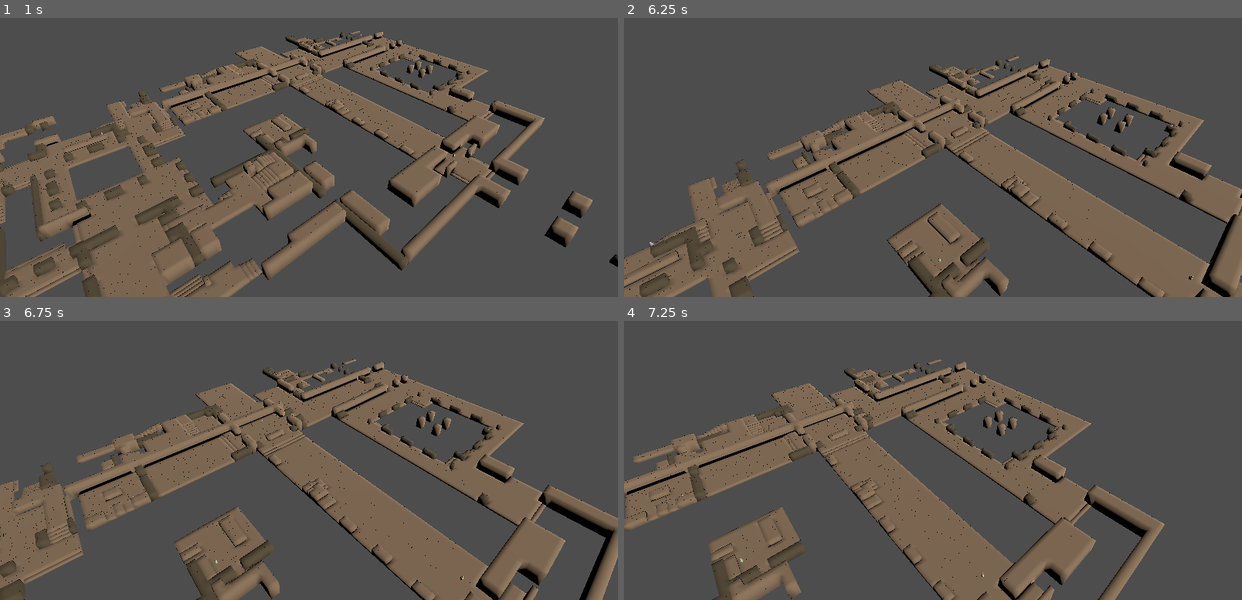
Above: before the commit, frames 1-4 (two rows, left to right).
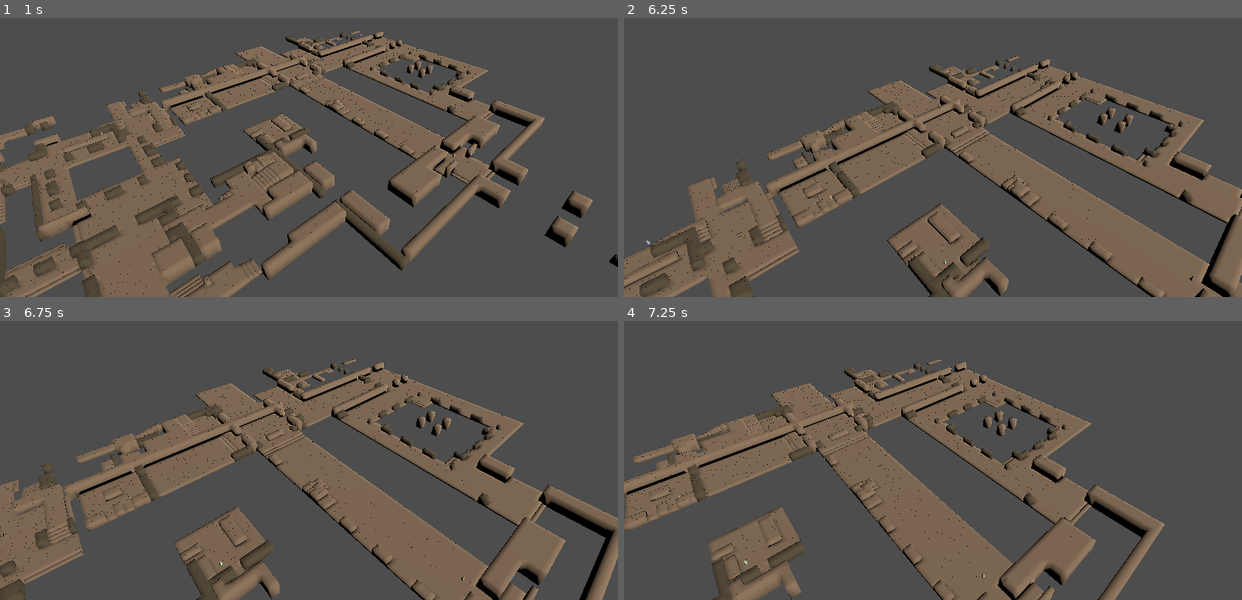
Above: after the commit, the same moments.

Repository: scorpio21/MapaInteractivoAbadia
Game: Godot game, scene res://scenes/Main3D.tscn
Same seed, same stepped clock (60 frames per second), same inputs: the game is played once before the commit and once after it. This scene is started directly instead of the project's main scene.
Inputs (mouse positions are in pixels of both pictures, inside the frame that each line leads up to):
- Up to frame 1 (1 s): tap Enter at 0.5 s; move the mouse to (278, 193) at 0.52 s; hold Up (ui_up) from 0.53 s (still down); click (278, 193) at 0.67 s
- Up to frame 2 (6.25 s): move the mouse to (1118, 174) at 1.27 s; move the mouse to (747, 71) at 2.02 s; release Up (ui_up) at 2.03 s; hold Left (ui_left) 2.03-3.53 s; move the mouse to (963, 124) at 2.77 s; click (963, 124) at 2.92 s; move the mouse to (840, 37) at 3.52 s; hold Down (ui_down) 3.53-4.28 s; move the mouse to (1068, 104) at 4.27 s; hold Right (ui_right) 4.28-5.03 s; move the mouse to (809, 140) at 5.02 s; hold Up (ui_up) 5.03-5.78 s; click (809, 140) at 5.17 s; move the mouse to (994, 45) at 5.77 s; hold Right (ui_right) from 5.78 s (still down)
- Up to frame 3 (6.75 s): keep holding Right (ui_right); move the mouse to (278, 496) at 6.52 s
- Up to frame 4 (7.25 s): keep holding Right (ui_right)

Frame 1 is identical in both runs. In frame 2, less than 0.1% of the frame differs, in the area x 3-93%, y 35-95%; in frame 3, less than 0.1%; in frame 4, less than 0.1%.

Commit message:
fix: colisión de personajes + nombres sobre cabeza
- Personajes ahora son CharacterBody3D con CollisionShape3D
- move_and_slide() para colisión contra muros
- Label3D con billboard para nombres visibles desde cualquier ángulo
- Mantienen altura del terreno al caminar

Diff:
--- a/scripts/AbbeyBuilder3D.gd
+++ b/scripts/AbbeyBuilder3D.gd
@@ -178,9 +178,17 @@
 		if h > 0 and h < 15:
 			ground_h = float(h) * 0.5
 
-		var c = Node3D.new()
+		var c = CharacterBody3D.new()
 		c.name = d["n"]
 		c.position = Vector3(pos.x, ground_h + 0.1, pos.z)
+
+		var col = CollisionShape3D.new()
+		var shape = CapsuleShape3D.new()
+		shape.radius = 0.5
+		shape.height = 1.5
+		col.shape = shape
+		col.position.y = 1.0
+		c.add_child(col)
 
 		var body = MeshInstance3D.new()
 		body.mesh = CapsuleMesh.new()
@@ -200,6 +208,16 @@
 		hmat.albedo_color = Color(0.9, 0.8, 0.7)
 		head.material_override = hmat
 		c.add_child(head)
+
+		# Nombre sobre la cabeza
+		var label3d = Label3D.new()
+		label3d.text = d["n"]
+		label3d.position.y = 2.6
+		label3d.font_size = 16
+		label3d.billboard = BaseMaterial3D.BILLBOARD_ENABLED
+		label3d.no_depth_test = true
+		label3d.modulate = Color(1, 1, 1, 0.9)
+		c.add_child(label3d)
 
 		c.set_script(script)
 		c.set("tipo", d["t"])
--- a/scripts/Personaje3D.gd
+++ b/scripts/Personaje3D.gd
@@ -1,4 +1,4 @@
-extends Node3D
+extends CharacterBody3D
 
 @export var tipo: int = 0
 @export var nombre: String = "Personaje"
@@ -7,43 +7,42 @@
 var objetivo: Vector3
 var esperando: bool = false
 var tiempo_espera: float = 0.0
+var altura_actual: float = 0.1
 
-# Coordenadas: _room_to_world(gx, gy, tx, ty)
-# gx,gy = room grid, tx,ty = tile in room
-# world_x = gx * 32 + tx * 2 + 1, world_z = gy * 32 + ty * 2 + 1
+# Coordenadas: world_x = gx * 32 + tx * 2 + 1, world_z = gy * 32 + ty * 2 + 1
 var rutas := {
-	0: [  # Abad: celda -> altar -> refectorio -> celda
-		Vector3(5*32+4*2+1, 0, 3*32+12*2+1),  # celda (5,3)(4,12)
-		Vector3(8*32+8*2+1, 0, 3*32+12*2+1),  # altar (8,3)(8,12)
-		Vector3(3*32+13*2+1, 0, 3*32+7*2+1),  # refectorio (3,3)(13,7)
-		Vector3(5*32+4*2+1, 0, 3*32+12*2+1),  # celda
+	0: [
+		Vector3(5*32+4*2+1, 0, 3*32+12*2+1),
+		Vector3(8*32+8*2+1, 0, 3*32+12*2+1),
+		Vector3(3*32+13*2+1, 0, 3*32+7*2+1),
+		Vector3(5*32+4*2+1, 0, 3*32+12*2+1),
 	],
-	1: [  # Adso: celda Guillermo -> iglesia -> celda
+	1: [
 		Vector3(10*32+5*2+1, 0, 2*32+1*2+1),
 		Vector3(9*32+12*2+1, 0, 2*32+10*2+1),
 		Vector3(10*32+5*2+1, 0, 2*32+1*2+1),
 	],
-	2: [  # Malaquías: scriptorium -> claustro -> scriptorium
+	2: [
 		Vector3(3*32+10*2+1, 0, 3*32+4*2+1),
 		Vector3(2*32+8*2+1, 0, 1*32+8*2+1),
 		Vector3(3*32+10*2+1, 0, 3*32+4*2+1),
 	],
-	3: [  # Berengario: altar -> nave -> altar
+	3: [
 		Vector3(8*32+8*2+1, 0, 3*32+12*2+1),
 		Vector3(8*32+8*2+1, 0, 2*32+4*2+1),
 		Vector3(8*32+8*2+1, 0, 3*32+12*2+1),
 	],
-	4: [  # Severino: celda -> celdas monjes -> celda
+	4: [
 		Vector3(6*32+8*2+1, 0, 6*32+1*2+1),
 		Vector3(5*32+4*2+1, 0, 3*32+12*2+1),
 		Vector3(6*32+8*2+1, 0, 6*32+1*2+1),
 	],
-	5: [  # Bernardo: entrada -> iglesia -> entrada
+	5: [
 		Vector3(8*32+8*2+1, 0, 8*32+4*2+1),
 		Vector3(8*32+8*2+1, 0, 2*32+4*2+1),
 		Vector3(8*32+8*2+1, 0, 8*32+4*2+1),
 	],
-	6: [  # Jorge: su area -> scriptorium -> su area
+	6: [
 		Vector3(12*32+7*2+1, 0, 2*32+7*2+1),
 		Vector3(3*32+10*2+1, 0, 3*32+4*2+1),
 		Vector3(12*32+7*2+1, 0, 2*32+7*2+1),
@@ -54,12 +53,13 @@
 var indice_punto: int = 0
 
 func _ready() -> void:
+	altura_actual = position.y
 	ruta_actual = rutas.get(tipo, [])
 	if ruta_actual.size() > 0:
 		objetivo = ruta_actual[0]
 		indice_punto = 0
 
-func _process(delta: float) -> void:
+func _physics_process(delta: float) -> void:
 	if ruta_actual.is_empty():
 		return
 
@@ -71,19 +71,23 @@
 			objetivo = ruta_actual[indice_punto]
 		return
 
-	var pos_actual = Vector3(position.x, 0, position.z)
-	var dir_obj = Vector3(objetivo.x, 0, objetivo.z) - pos_actual
-	var distancia = dir_obj.length()
+	var pos2d = Vector2(position.x, position.z)
+	var obj2d = Vector2(objetivo.x, objetivo.z)
+	var dir2d = obj2d - pos2d
+	var distancia = dir2d.length()
 
 	if distancia < 1.0:
 		esperando = true
 		tiempo_espera = randf_range(1.0, 3.0)
+		velocity = Vector3.ZERO
 		return
 
-	var dir = dir_obj.normalized()
-	position.x += dir.x * velocidad * delta
-	position.z += dir.z * velocidad * delta
+	var dir = Vector3(dir2d.x, 0, dir2d.y).normalized()
+	velocity = dir * velocidad
+	move_and_slide()
 
-	# Keep Y based on terrain height (rough: just keep current Y)
+	# Mantener altura
+	position.y = altura_actual
+
 	if dir.length() > 0.01:
 		look_at(position + Vector3(dir.x, 0, dir.z), Vector3.UP)
